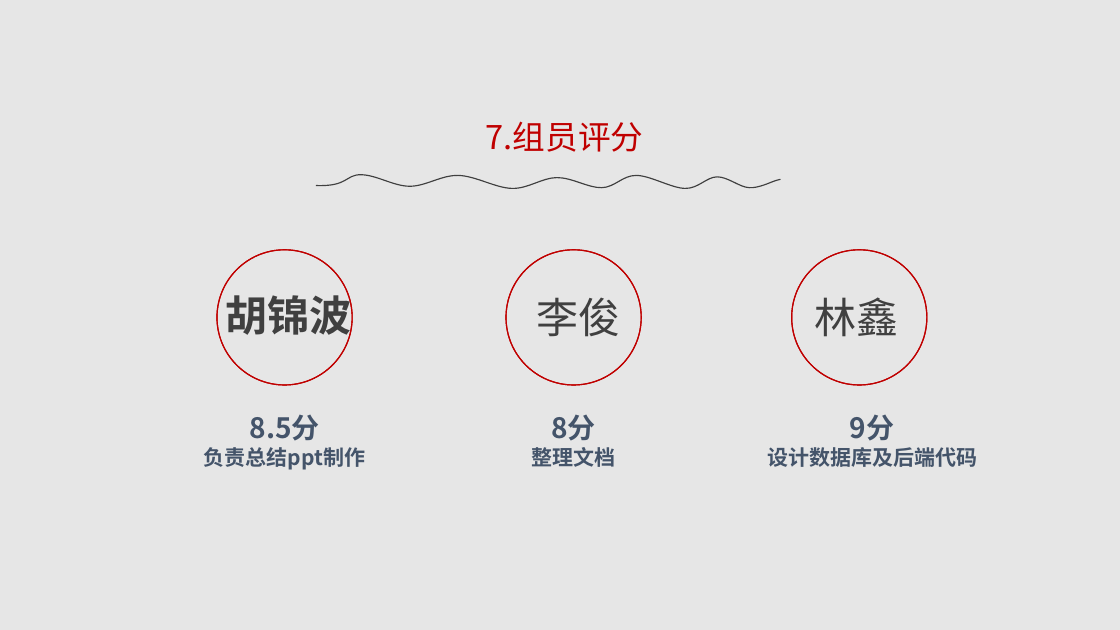
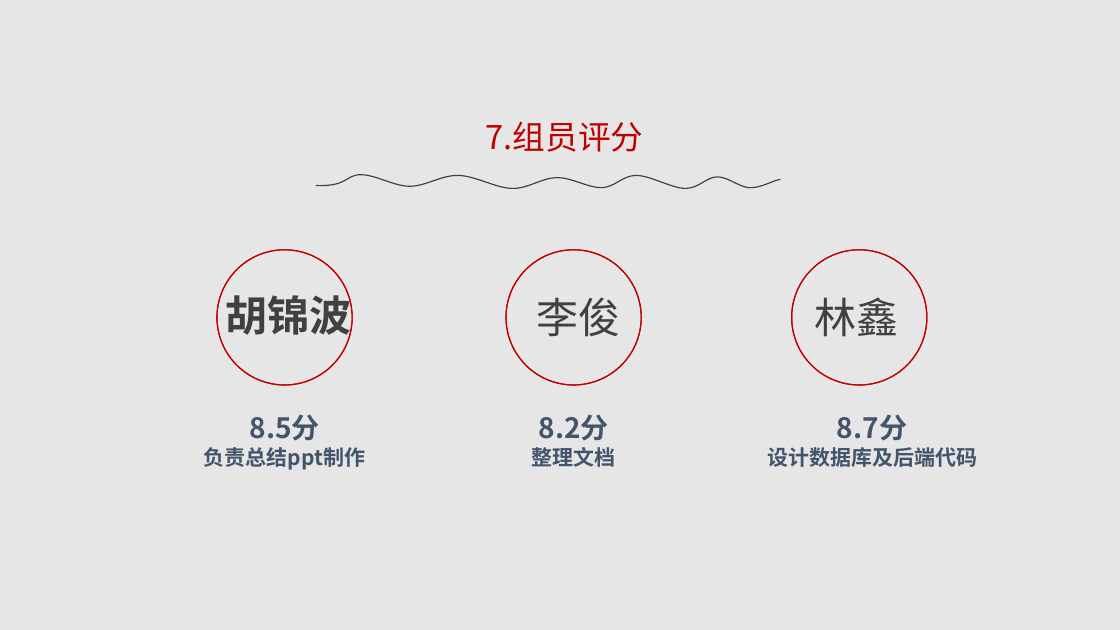
Before and after one commit to G03-LHL/SE2018--G03, a slide deck: slide 54 of 625/SE2018春-G03-项目总结PPT.pptx (slide 55 before the commit). Drawn at 1120x630 pixels with LibreOffice and Linux fonts; fonts in the diff are those of the drawing. Boxes give left, top, right and bottom in pixels: in the first picture for what was removed or moved away, otherwise in the second. Text is boxed around its words. In the diff, an @@ line names an element or a change of style, - is before the commit and + after.

```diff
--- a/625/SE2018春-G03-项目总结PPT.pptx
+++ b/625/SE2018春-G03-项目总结PPT.pptx
@@ text at bbox=[539, 415, 609, 440]: text changed @@
-8分
+8.2分
@@ text at bbox=[837, 415, 907, 440]: text changed @@
-9分
+8.7分
```
Also in this commit, not shown: 3 other slides changed, 1 slide removed, 4 other files.
